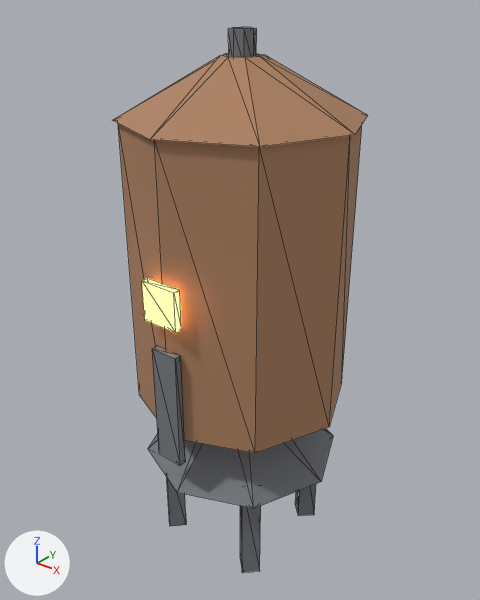
The glTF model games/unreal2_mods/U2Avalon/Models/glb/ore_tank_script.glb, before and after one commit.
Both versions are drawn from a camera (50 mm lens) standing at (15.8, -19.9, 24.2) and looking at (-0.2, 0.1, 11.8). Every picture has the same lights, and +X, +Y and +Z are marked at lower left. The picture after the commit comes second. Mesh edges are drawn as thin lines. Where no turn or scale is listed for an object, it has been applied to the vertices.
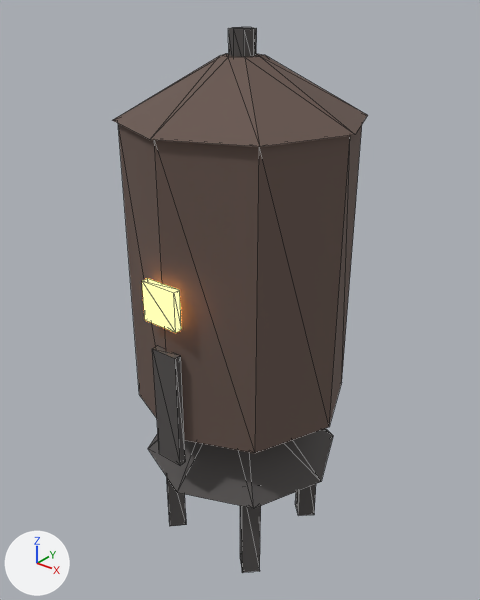
Pixel boxes (x1, y1, x2, y2) of what changed, in the pictures (480 x 600 px):
'Cylinder', recoloured (darker)
    both: (118, 124, 362, 453)
'Cone.001', recoloured (darker)
    both: (112, 54, 367, 147)
'Cone', recoloured (grey to dark grey)
    both: (148, 428, 333, 508)
'Cube.005', recoloured (grey to dark grey)
    both: (152, 346, 185, 465)
'Cube.003', recoloured (grey to dark grey)
    both: (240, 506, 261, 573)
'Cylinder.001', recoloured (grey to dark grey)
    both: (228, 27, 257, 57)
'Cube.002', recoloured (grey to dark grey)
    both: (167, 478, 186, 526)
'Cube', recoloured (grey to dark grey)
    both: (295, 484, 316, 516)

Patch to the scene script:
```diff
--- a/games/unreal2_mods/U2Avalon/Models/glb/ore_tank_script.glb.py
+++ b/games/unreal2_mods/U2Avalon/Models/glb/ore_tank_script.glb.py
@@ mat_dark @@
 mat_dark = principled_material('dark')
-mat_dark.base_color = (0.18, 0.19, 0.21)  # grey #76797e
+mat_dark.base_color = (0.085, 0.078, 0.076)  # dark grey #524f4e
 mat_dark.roughness = 0.85
@@ mat_rust @@
 mat_rust = principled_material('rust')
-mat_rust.base_color = (0.42, 0.22, 0.12)  # brown #ad8161
+mat_rust.base_color = (0.135, 0.09, 0.074)  # brown #67554d
 mat_rust.roughness = 0.85
```
